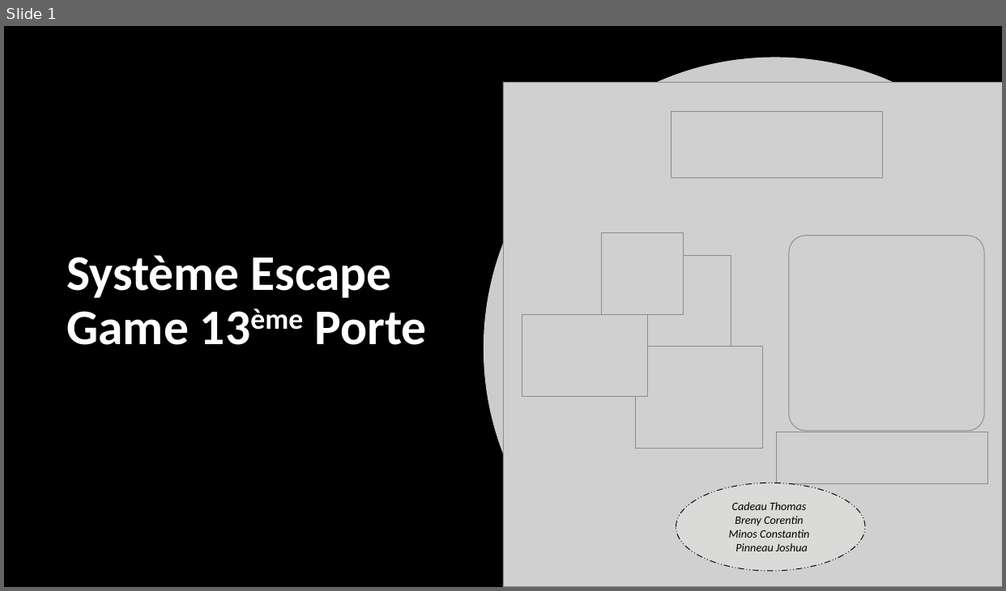
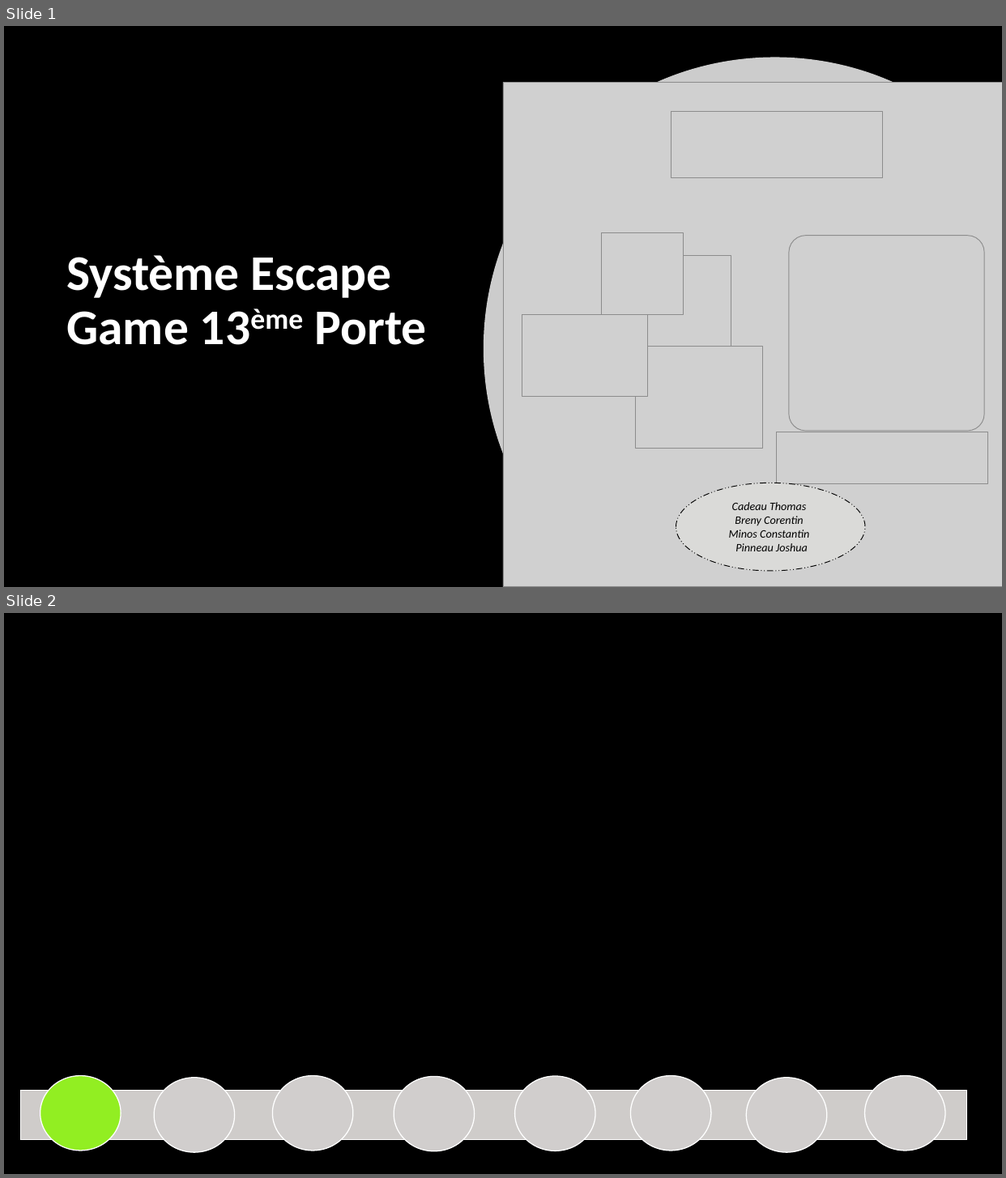
Before and after one commit to corentin-breny/Systeme_Escape_Game_13emePorte, a slide deck: Etudiants/Constantin/Constantin.MInos.RDPno1.pptx. Shown one above the other, each under a label of ours: slide 1 before the commit, slides 1 and 2 after it. The pictures are 1006x591 and 1006x1178 pixels, drawn with LibreOffice and Linux fonts; fonts in the diff are those of the drawing; grey boxes stand for pictures; background and template pictures are left out. Boxes give left, top, right and bottom in pixels: in the first picture for what was removed or moved away, otherwise in the second. Text is boxed around its words. In the diff, an @@ line names an element or a change of style, - is before the commit and + after.

```diff
--- a/Etudiants/Constantin/Constantin.MInos.RDPno1.pptx
+++ b/Etudiants/Constantin/Constantin.MInos.RDPno1.pptx
@@ slide 2 added at (4, 613, 1002, 1174), background picture (left out) @@
@@ rectangle added at (4, 613, 1002, 1174), fill #000000 @@
@@ rectangle added at (20, 1091, 967, 1140), fill #CFCCCA, outline #FFFFFF 1 pt @@
@@ ellipse added at (40, 1076, 121, 1152), fill #92EE22, outline #FFFFFF 1 pt @@
@@ ellipse added at (154, 1078, 235, 1152), fill #D1CECD, outline #FFFFFF 1 pt @@
@@ ellipse added at (273, 1076, 354, 1152), fill #D1CECD, outline #FFFFFF 1 pt @@
@@ ellipse added at (394, 1077, 475, 1152), fill #D1CECD, outline #FFFFFF 1 pt @@
@@ ellipse added at (515, 1076, 596, 1152), fill #D1CECD, outline #FFFFFF 1 pt @@
@@ ellipse added at (631, 1076, 711, 1152), fill #D1CECD, outline #FFFFFF 1 pt @@
@@ ellipse added at (747, 1078, 828, 1152), fill #D1CECD, outline #FFFFFF 1 pt @@
@@ ellipse added at (865, 1076, 946, 1152), fill #D1CECD, outline #FFFFFF 1 pt @@
```
Also in this commit, not shown: 4 slides changed, 3 other slides added, 3 slides removed.
